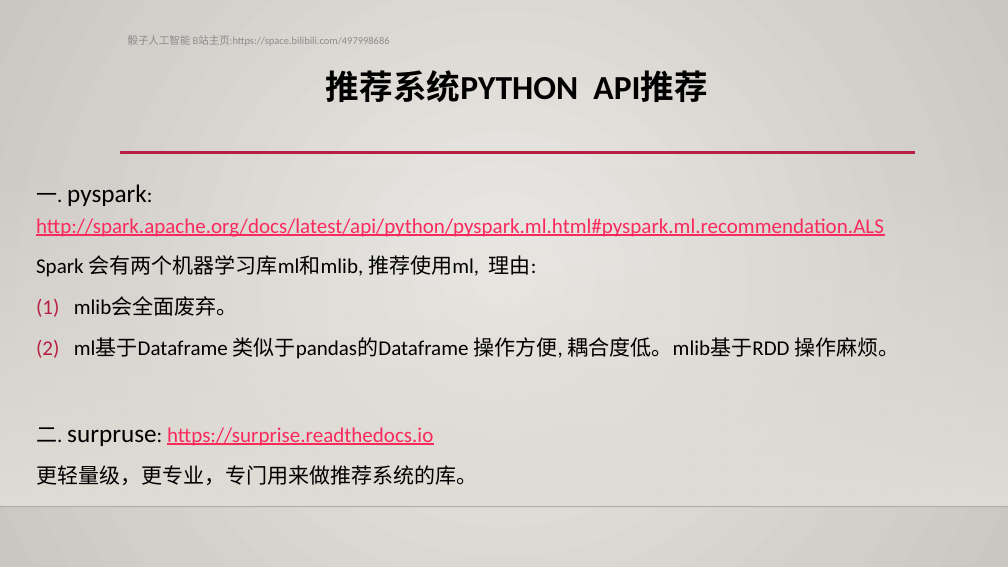
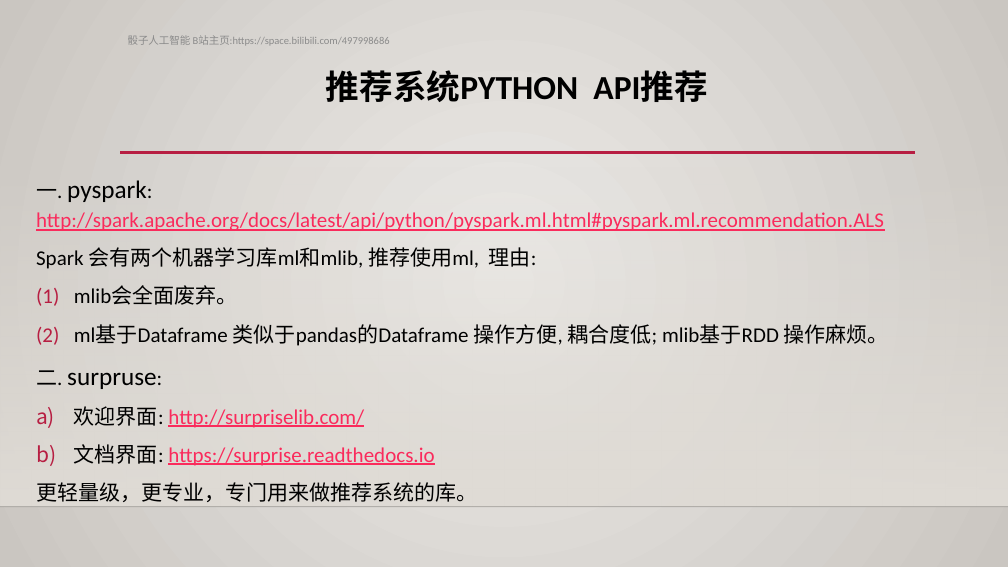
Before and after one commit to rexrex9/SVD_ALS_recommendation_system, a slide deck: slide 11 of SVD与LFM推荐系统.pptx. Drawn at 1008x567 pixels with LibreOffice and Linux fonts; fonts in the diff are those of the drawing; background and template pictures are left out. Boxes give left, top, right and bottom in pixels: in the first picture for what was removed or moved away, otherwise in the second. Text is boxed around its words. In the diff, an @@ line names an element or a change of style, - is before the commit and + after.

```diff
--- a/SVD与LFM推荐系统.pptx
+++ b/SVD与LFM推荐系统.pptx
@@ text at box(36, 180, 884, 502): line spacing 1.2 to 1.1 @@
@@ text at box(36, 324, 889, 466): text changed @@
-(2) ml基于Dataframe 类似于pandas的Dataframe 操作方便, 耦合度低。mlib基于RDD 操作麻烦。
-二. surpruse: https://surprise.readthedocs.io
+(2) ml基于Dataframe 类似于pandas的Dataframe 操作方便, 耦合度低; mlib基于RDD 操作麻烦。
+二. surpruse:
+a) 欢迎界面: http://surpriselib.com/
+b) 文档界面: https://surprise.readthedocs.io
```
Also in this commit, not shown: 1 other file.
